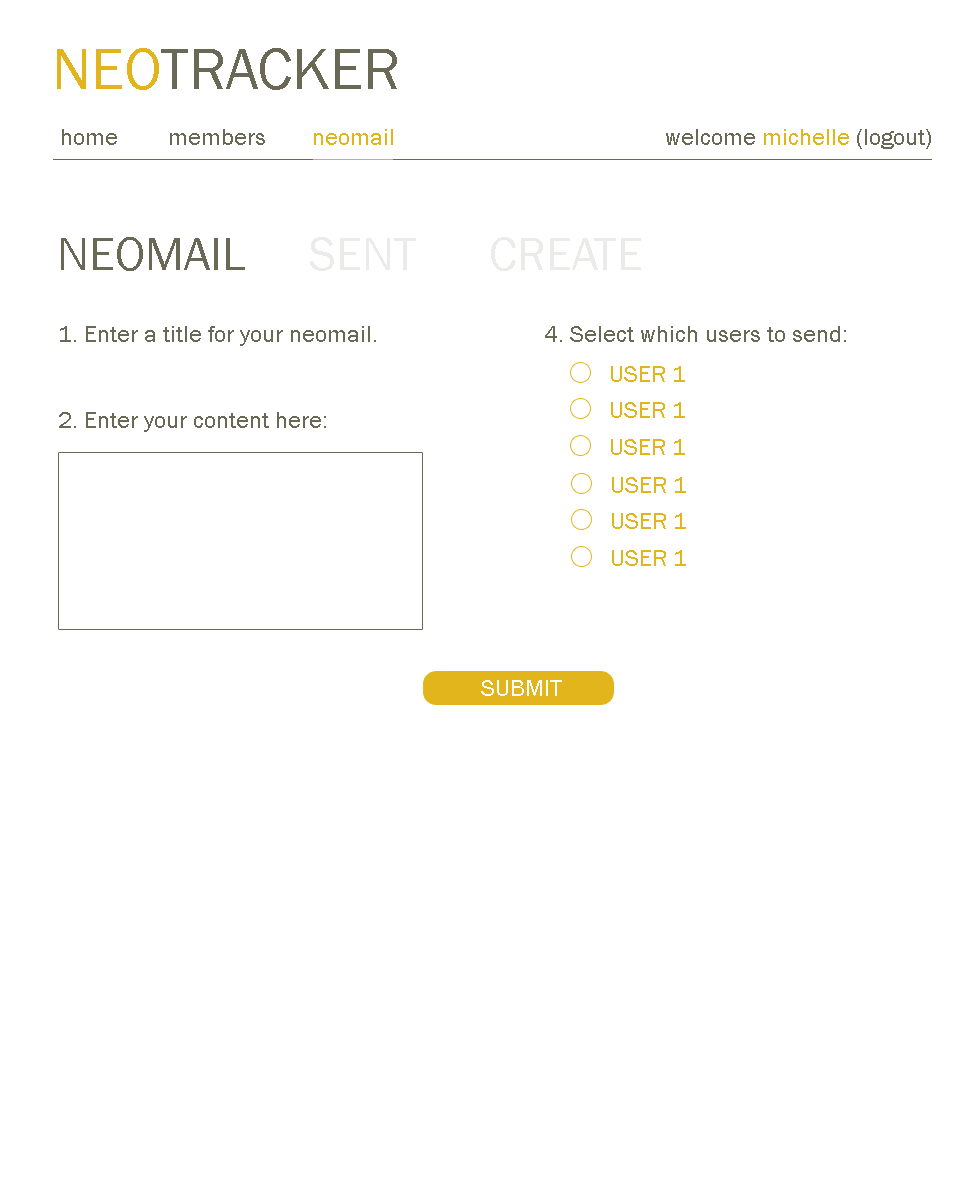
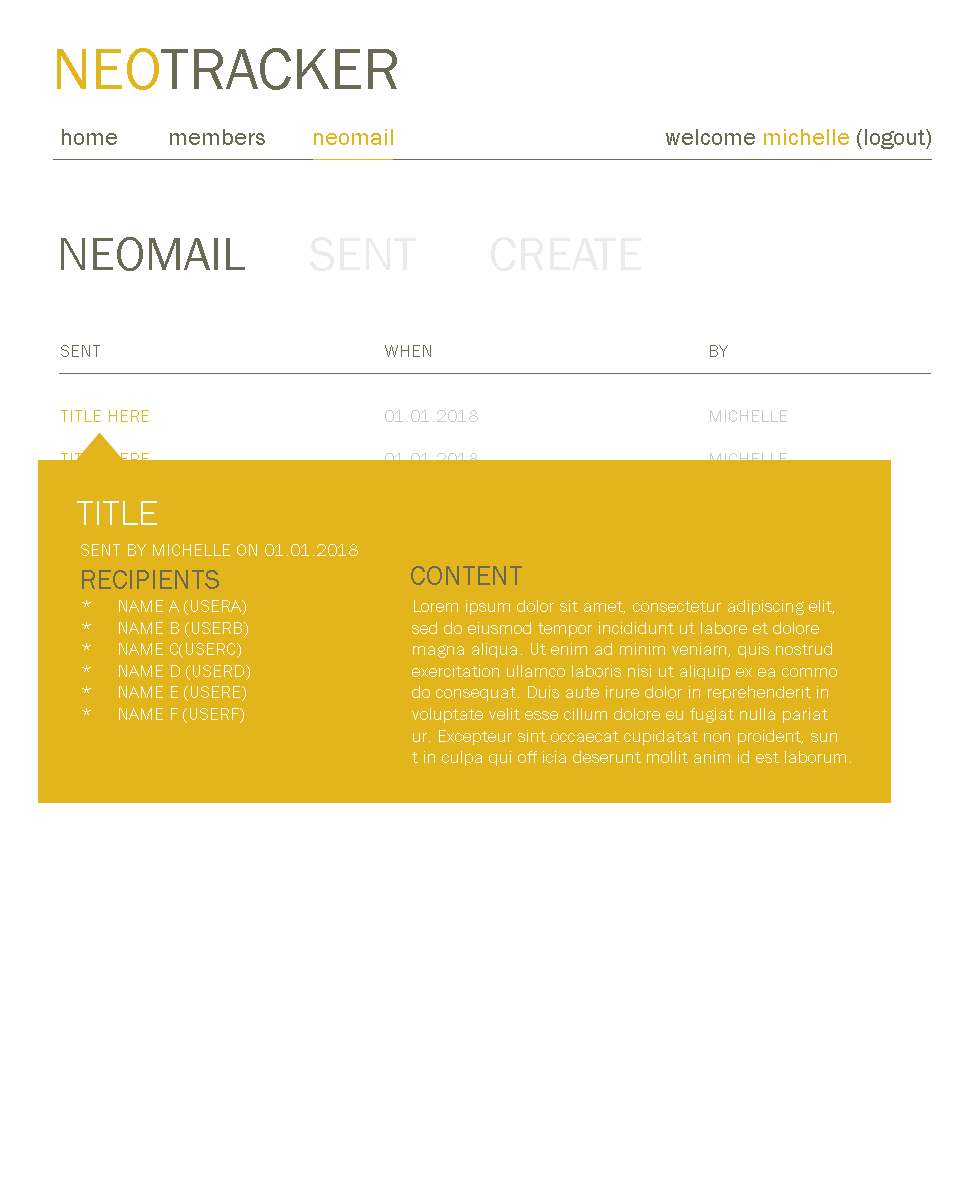
The second 960x1200 image is a revision of the first. Changes to its layers:
added group "neomail info" with 8 layers above "neomail create page" over [38, 432, 891, 803]
added layer "SENT BY MICHELLE ON 01.01.2018" in group "neomail info" over [81, 544, 358, 556]
added layer "TITLE" in group "neomail info" over [77, 501, 157, 525]
added layer "* NAME A (USERA) * NAME B (U" in group "neomail info" over [82, 600, 250, 723]
added layer "RECIPIENTS" in group "neomail info" over [82, 570, 219, 589]
added layer "CONTENT" in group "neomail info" over [411, 566, 522, 585]
added layer "Lorem ipsum dolor sit amet, co" in group "neomail info" over [412, 600, 851, 766]
added layer "Shape 6" in group "neomail info" over [67, 432, 133, 471]
added layer "Layer 11" in group "neomail info" over [38, 460, 891, 803]
hid group "neomail create page" (29 layers) over [38, 326, 931, 803]
